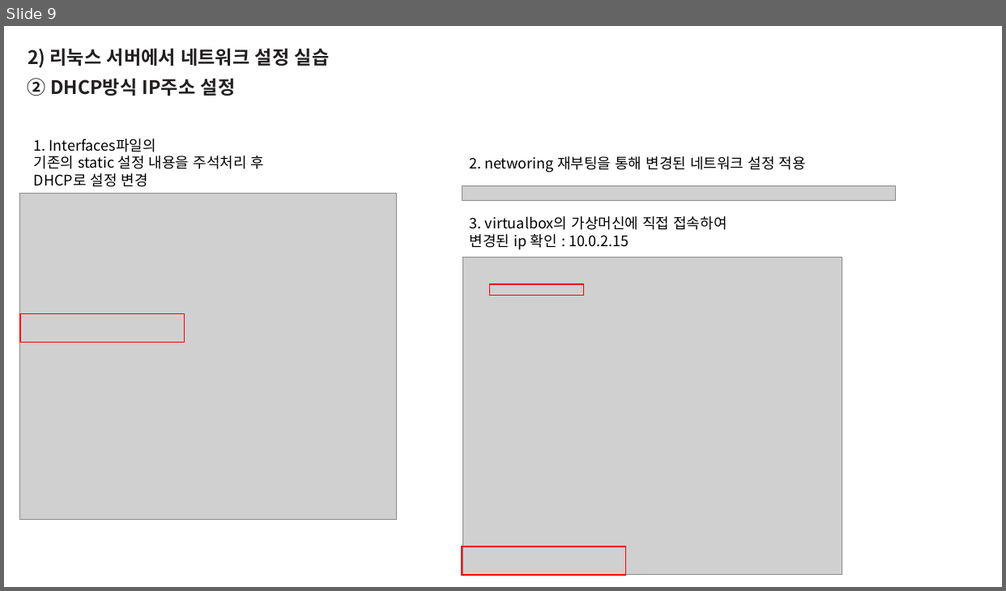
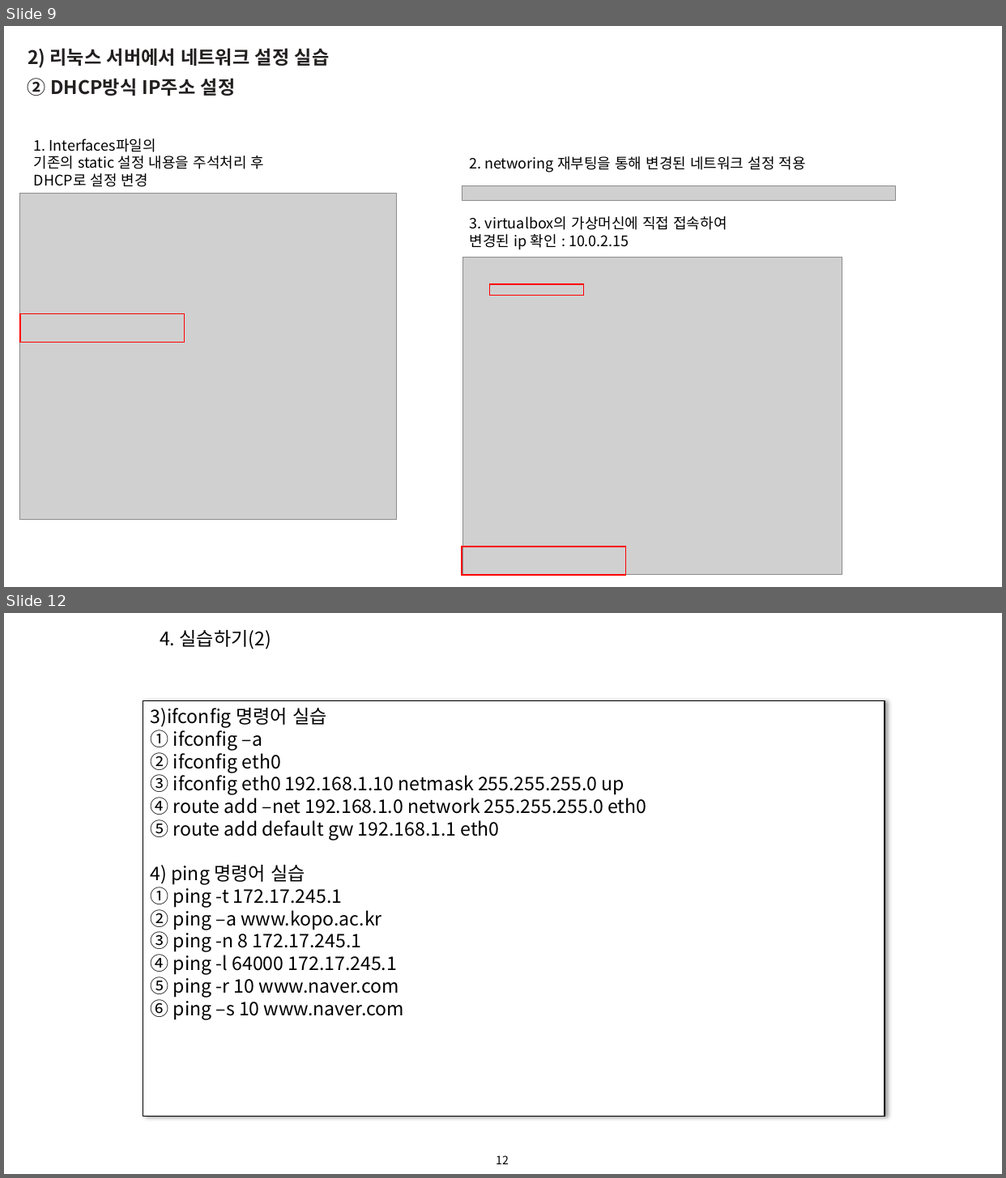
Before and after one commit to blueduckgraymouse/KOPO_SoftwareCoding, a slide deck: 리눅스 프로그래밍 수업/7강/35_임현덕_20220411.pptx. Shown one above the other, each under a label of ours: slide 9 before the commit, slides 9 and 12 after it; the slides between them are not shown. The pictures are 1006x591 and 1006x1178 pixels, drawn with LibreOffice and Linux fonts; fonts in the diff are those of the drawing; grey boxes stand for pictures. Boxes give left, top, right and bottom in pixels: in the first picture for what was removed or moved away, otherwise in the second. Text is boxed around its words. In the diff, an @@ line names an element or a change of style, - is before the commit and + after.

```diff
--- a/리눅스 프로그래밍 수업/7강/35_임현덕_20220411.pptx
+++ b/리눅스 프로그래밍 수업/7강/35_임현덕_20220411.pptx
@@ slide 12 added at (x1=4, y1=613, x2=1002, y2=1174), background #FFFFFF @@
@@ text added at (x1=160, y1=630, x2=271, y2=649), 18 pt, text #000000 @@
+4. 실습하기(2)
@@ rectangle added at (x1=143, y1=701, x2=885, y2=1117), fill #FFFFFF, outline #000000 1 pt, 18 pt, text #000000 @@
+3)ifconfig 명령어 실습
+① ifconfig –a
+② ifconfig eth0
+③ ifconfig eth0 192.168.1.10 netmask 255.255.255.0 up
+④ route add –net 192.168.1.0 network 255.255.255.0 eth0
+⑤ route add default gw 192.168.1.1 eth0
+4) ping 명령어 실습
+① ping -t 172.17.245.1
+② ping –a www.kopo.ac.kr
+③ ping -n 8 172.17.245.1
+④ ping -l 64000 172.17.245.1
+⑤ ping -r 10 www.naver.com
+⑥ ping –s 10 www.naver.com
@@ page number added at (x1=496, y1=1156, x2=509, y2=1165), 11 pt, text #000000 @@
+12
```
Also in this commit, not shown: 2 slides changed, 16 other slides added, 3 slides removed.
